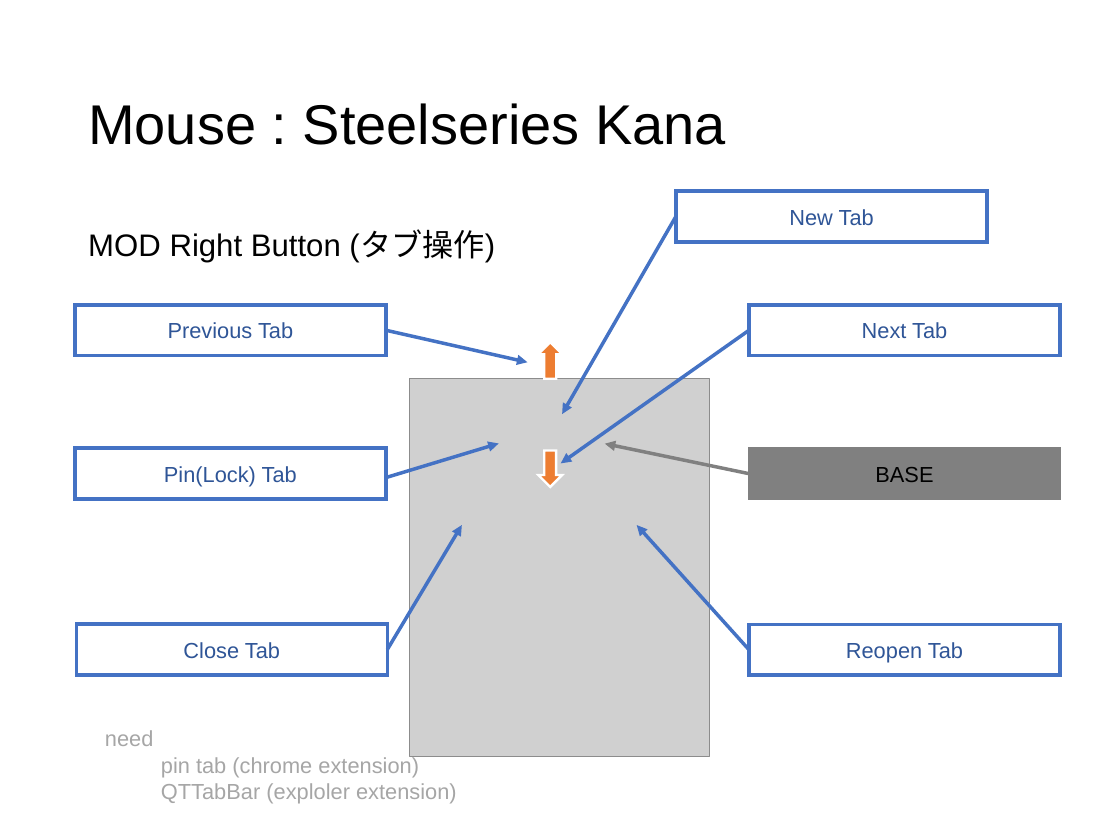
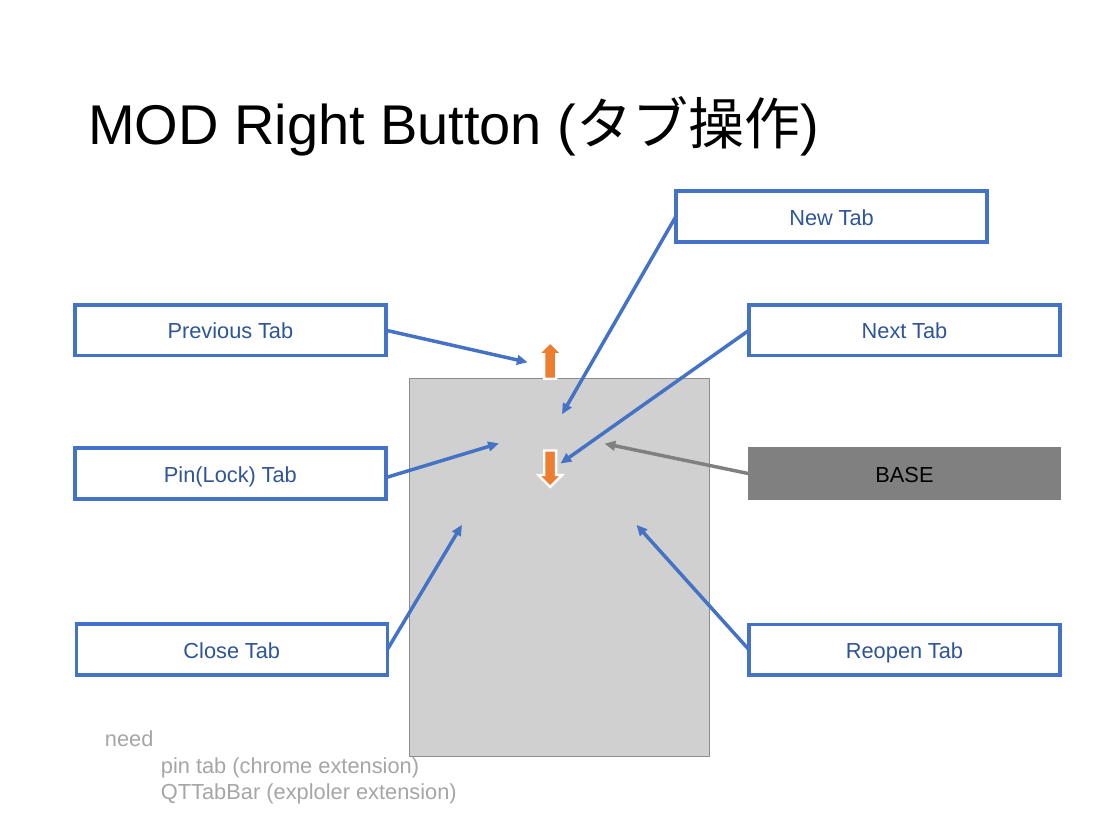
Before and after one commit to ittooo66/myAHK, a slide deck: slide 16 of MANUAL.pptx (slide 15 before the commit). Drawn at 1120x840 pixels with LibreOffice and Linux fonts; fonts in the diff are those of the drawing; grey boxes stand for pictures. Boxes give left, top, right and bottom in pixels: in the first picture for what was removed or moved away, otherwise in the second. Text is boxed around its words. In the diff, an @@ line names an element or a change of style, - is before the commit and + after.

```diff
--- a/MANUAL.pptx
+++ b/MANUAL.pptx
@@ title at bbox=[88, 99, 820, 153]: text changed @@
-Mouse : Steelseries Kana
+MOD Right Button (タブ操作)
@@ text removed at bbox=[88, 231, 495, 262] @@
-MOD Right Button (タブ操作)
```
Also in this commit, not shown: 11 other slides changed, 1 slide added.
